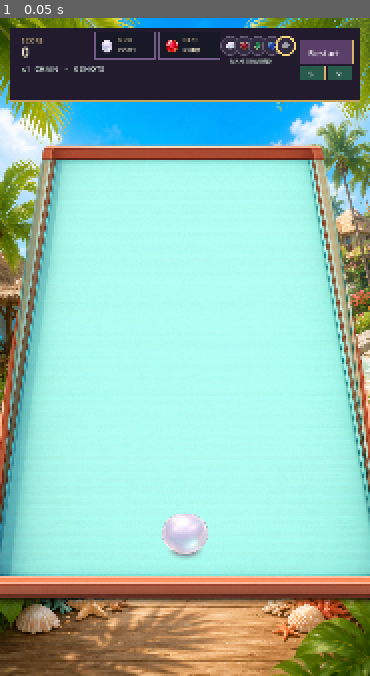
Above: before the commit, frame 1.
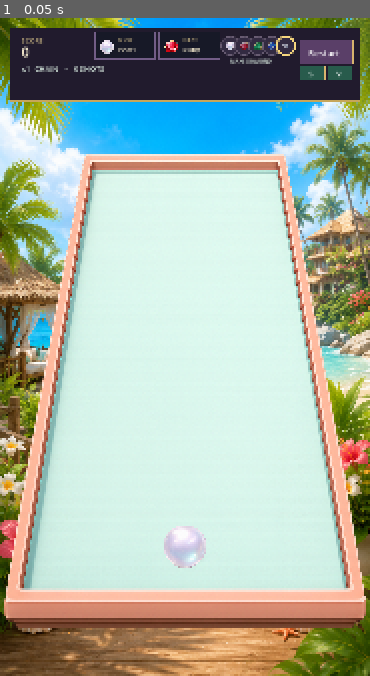
Above: after the commit, the same moment.

Repository: owais6153/game
Game: Godot game, scene res://scenes/Game.tscn
Two runs of this game, one before a commit and one after it. Both use one fixed random seed, a clock stepped at 60 frames per second and the inputs below.
Inputs:
- Up to frame 1 (0.05 s): no input

The runs differ from the first frame. In frame 1, 67% of the frame differs, in the area x 0-100%, y 3-93%.

Commit message:
fix: use new table and separate gem shadows from collision

Diff:
--- a/scripts/asset_catalog.gd
+++ b/scripts/asset_catalog.gd
@@ -3,12 +3,13 @@
 
 ## Presentation-only texture catalog. Simulation must never read these resources.
 const TROPICAL_BACKGROUND: Texture2D = preload("res://assets/runtime/backgrounds/tropical_beach.png")
-const CORAL_TABLE: Texture2D = preload("res://assets/runtime/table/coral_table_calibrated.png")
-const PEARL: Texture2D = preload("res://assets/runtime/gems_calibrated/pearl.png")
-const RUBY: Texture2D = preload("res://assets/runtime/gems_calibrated/ruby.png")
-const EMERALD: Texture2D = preload("res://assets/runtime/gems_calibrated/emerald.png")
-const SAPPHIRE: Texture2D = preload("res://assets/runtime/gems_calibrated/sapphire.png")
-const DIAMOND_CLEAN: Texture2D = preload("res://assets/runtime/gems_calibrated/diamond.png")
+const NEW_TABLE: Texture2D = preload("res://assets/runtime/table/new_table_v1.png")
+const PEARL: Texture2D = preload("res://assets/runtime/gems_body_v2/pearl.png")
+const RUBY: Texture2D = preload("res://assets/runtime/gems_body_v2/ruby.png")
+const EMERALD: Texture2D = preload("res://assets/runtime/gems_body_v2/emerald.png")
+const SAPPHIRE: Texture2D = preload("res://assets/runtime/gems_body_v2/sapphire.png")
+const DIAMOND_CLEAN: Texture2D = preload("res://assets/runtime/gems_body_v2/diamond.png")
+const GEM_SOFT_SHADOW: Texture2D = preload("res://assets/runtime/effects/gem_soft_shadow.png")
 
 static func gem_texture(level: int) -> Texture2D:
 
@@ -23,6 +24,9 @@
 static func gem_resource_path(level: int) -> String:
 	return gem_texture(level).resource_path
 
+static func shadow_resource_path() -> String:
+	return GEM_SOFT_SHADOW.resource_path
+
 static func visual_scale(_level: int) -> float:
 	# Alpha-trimmed derivatives map their long visual axis directly to the
 	# calibrated collision diameter; decorative transparent padding is excluded.
--- a/scripts/game_config.gd
+++ b/scripts/game_config.gd
@@ -5,20 +5,25 @@
 ## Authoritative table layout. The supplied table is a trapezoid, so the same
 ## rail model is consumed by Sprite2D placement, collision containment, drag
 ## clamps, launcher spawn, and danger-line drawing.
-const TABLE_TEXTURE_CENTER := Vector2(360.0, 650.0)
-const TABLE_TEXTURE_SIZE := Vector2(1024.0, 1536.0)
+## New table composition measured from the supplied UI reference at 941x1672
+## and normalized onto the 720x1280 design viewport. The table's outer image
+## occupies y=252..1208; its physical inner rails occupy y=300..1112.
+const TABLE_TEXTURE_CENTER := Vector2(360.0, 730.0)
+const TABLE_TEXTURE_SIZE := Vector2(920.0, 810.0)
+const TABLE_TEXTURE_RENDER_SCALE := Vector2(0.7826087, 1.1802469)
 const BOARD_LEFT := 0.0
 const BOARD_RIGHT := 720.0
-const BOARD_TOP := 224.0
-const BOARD_BOTTOM := 1080.0
-## Shallower top anchors match the calibrated runtime table derivative and the
-## tropical camera better than the original aggressive trapezoid.
-const TABLE_INNER_LEFT_TOP := 58.0
-const TABLE_INNER_RIGHT_TOP := 662.0
-const TABLE_INNER_LEFT_BOTTOM := 0.0
-const TABLE_INNER_RIGHT_BOTTOM := 720.0
-const DANGER_LINE_Y := 926.0
-const LAUNCH_Y := 1008.0
+const BOARD_TOP := 300.0
+const BOARD_BOTTOM := 1112.0
+## These rails are sampled from the new table's visible inner coral edge after
+## applying TABLE_TEXTURE_RENDER_SCALE. Rendering and physics read this one
+## model so body-to-rail contact aligns with the art.
+const TABLE_INNER_LEFT_TOP := 178.0
+const TABLE_INNER_RIGHT_TOP := 542.0
+const TABLE_INNER_LEFT_BOTTOM := 44.0
+const TABLE_INNER_RIGHT_BOTTOM := 676.0
+const DANGER_LINE_Y := 930.0
+const LAUNCH_Y := 1028.0
 ## Largest gameplay radius. Individual values are calibrated to the visible
 ## main body of the alpha-trimmed runtime texture for each gem level.
 const PIECE_RADIUS := 42.0
@@ -27,7 +32,13 @@
 const GEM_COLLISION_RADIUS := {1: 42.0, 2: 42.0, 3: 32.0, 4: 42.0, 5: 33.0}
 ## Runtime visual-body expansion maps the opaque gem body to the stable
 ## simple collider; it is a visual calibration only.
-const GEM_VISUAL_BODY_SCALE := {1: 1.08, 2: 1.08, 3: 1.05, 4: 1.08, 5: 1.10}
+## Body-only textures are trimmed independently from their former baked
+## shadows/glows. Their scale maps visible body edges directly to colliders.
+const GEM_VISUAL_BODY_SCALE := {1: 1.0, 2: 1.0, 3: 1.0, 4: 1.0, 5: 1.0}
+const GEM_SHADOW_OFFSET := {1: Vector2(5.0, 23.0), 2: Vector2(5.0, 23.0), 3: Vector2(4.0, 18.0), 4: Vector2(5.0, 23.0), 5: Vector2(4.0, 19.0)}
+const GEM_SHADOW_OPACITY := {1: 0.42, 2: 0.40, 3: 0.38, 4: 0.40, 5: 0.34}
+const GEM_SHADOW_WIDTH_MULTIPLIER := 0.96
+const GEM_SHADOW_HEIGHT_MULTIPLIER := 0.43
 const VISIBLE_CONTACT_TOLERANCE := 2.0
 # Gameplay balance v1 — all feel values live here. Keep simulation delta-based.
 # The default/range notes are the approved safe tuning envelope for this prototype.
--- a/scripts/game_controller.gd
+++ b/scripts/game_controller.gd
@@ -7,7 +7,6 @@
 const AssetCatalogType = preload("res://scripts/asset_catalog.gd")
 const GemSpriteLayerType = preload("res://scripts/gem_sprite_layer.gd")
 const ResultOverlayLayerType = preload("res://scripts/result_overlay_layer.gd")
-const SHALLOW_TABLE_SHADER: Shader = preload("res://assets/runtime/table/shallow_table.gdshader")
 
 var pieces: Array[GemPiece] = []
 var simulation := BoardSimulation.new()
@@ -249,11 +248,9 @@
 	background.z_index = -20
 	add_child(background)
 	var table := Sprite2D.new()
-	table.texture = AssetCatalogType.CORAL_TABLE
+	table.texture = AssetCatalogType.NEW_TABLE
 	table.position = GameConfig.TABLE_TEXTURE_CENTER
-	var table_material := ShaderMaterial.new()
-	table_material.shader = SHALLOW_TABLE_SHADER
-	table.material = table_material
+	table.scale = GameConfig.TABLE_TEXTURE_RENDER_SCALE
 	table.z_index = -10
 	add_child(table)
 	gem_sprite_layer = GemSpriteLayerType.new()
@@ -365,6 +362,9 @@
 		draw_arc(piece.position, piece.radius, 0.0, TAU, 32, Color("ffdd55"), 1.5)
 		draw_line(piece.position - Vector2(5.0, 0.0), piece.position + Vector2(5.0, 0.0), Color("ffdd55"), 1.0)
 		draw_line(piece.position - Vector2(0.0, 5.0), piece.position + Vector2(0.0, 5.0), Color("ffdd55"), 1.0)
+		var shadow_rect := gem_sprite_layer.shadow_bounds(piece.id) if gem_sprite_layer != null else Rect2()
+		if shadow_rect.size != Vector2.ZERO:
+			draw_rect(shadow_rect, Color("8ad7ff", 0.65), false, 1.0)
 	for marker in debug_contact_points:
 		draw_circle(marker.position, 4.0, Color("ff5ccd"))
 	draw_string(font, Vector2(24.0, 190.0), "CALIBRATION DEBUG (F8): rails / colliders / contacts", HORIZONTAL_ALIGNMENT_LEFT, -1, 14, Color("ffdd55"))
--- a/scripts/gem_sprite_layer.gd
+++ b/scripts/gem_sprite_layer.gd
@@ -4,6 +4,7 @@
 const AssetCatalogType = preload("res://scripts/asset_catalog.gd")
 
 var _sprites: Dictionary = {}
+var _shadows: Dictionary = {}
 
 ## Synchronizes presentation-only Sprite2D nodes to simulation entities. The
 ## sprites never write positions, radii, IDs, velocities, or merge candidates.
@@ -15,6 +16,12 @@
 		live_ids[piece.id] = true
 		var sprite: Sprite2D = _sprites.get(piece.id)
 		if sprite == null:
+			var shadow := Sprite2D.new()
+			shadow.texture = AssetCatalogType.GEM_SOFT_SHADOW
+			shadow.centered = true
+			shadow.z_index = 0
+			add_child(shadow)
+			_shadows[piece.id] = shadow
 			sprite = Sprite2D.new()
 			sprite.centered = true
 			sprite.z_index = 1
@@ -34,13 +41,34 @@
 		# Emerald and Diamond retain simple stable circular bodies; their artwork
 		# remains presentation-only and never defines merge eligibility.
 		sprite.visible = true
+		var shadow: Sprite2D = _shadows.get(piece.id)
+		shadow.texture = AssetCatalogType.GEM_SOFT_SHADOW
+		shadow.position = piece.position + GameConfig.GEM_SHADOW_OFFSET.get(piece.level, Vector2(4.0, 7.0))
+		var body_diameter := piece.radius * 2.0
+		shadow.scale = Vector2(body_diameter * GameConfig.GEM_SHADOW_WIDTH_MULTIPLIER / shadow.texture.get_size().x, body_diameter * GameConfig.GEM_SHADOW_HEIGHT_MULTIPLIER / shadow.texture.get_size().y)
+		shadow.modulate = Color(1.0, 1.0, 1.0, float(GameConfig.GEM_SHADOW_OPACITY.get(piece.level, 0.4)))
+		shadow.visible = true
 	for id in _sprites.keys():
 		if not live_ids.has(id):
 			var stale: Sprite2D = _sprites[id]
 			stale.queue_free()
 			_sprites.erase(id)
+			var stale_shadow: Sprite2D = _shadows.get(id)
+			if stale_shadow != null:
+				stale_shadow.queue_free()
+				_shadows.erase(id)
 
 func clear() -> void:
 	for sprite in _sprites.values():
 		sprite.queue_free()
 	_sprites.clear()
+	for shadow in _shadows.values():
+		shadow.queue_free()
+	_shadows.clear()
+
+func shadow_bounds(piece_id: int) -> Rect2:
+	var shadow: Sprite2D = _shadows.get(piece_id)
+	if shadow == null or shadow.texture == null:
+		return Rect2()
+	var size := shadow.texture.get_size() * shadow.scale
+	return Rect2(shadow.position - size * 0.5, size)
--- a/tools/run_clean_contact_tests.gd
+++ b/tools/run_clean_contact_tests.gd
@@ -40,6 +40,7 @@
 	_test_visible_collision_calibration()
 	_test_calibrated_wall_contacts()
 	_test_collision_audio_uses_confirmed_contact()
+	_test_shadow_presentation_is_collision_free()
 	if failures.is_empty():
 		print("CLEAN_CONTACT_TESTS: PASS")
 		quit(0)
@@ -411,7 +412,8 @@
 	_assert(sound_setting and vibration_setting, "Sound and vibration must default to enabled")
 
 func _test_inset_table_and_viewport_safety() -> void:
-	_assert(GameConfig.TABLE_TEXTURE_CENTER == GameConfig.VIEWPORT_SIZE * 0.5 + Vector2(0.0, 10.0), "Supplied table texture must use its documented authoritative placement")
+	_assert(GameConfig.TABLE_TEXTURE_CENTER == Vector2(360.0, 730.0), "New table must use its documented normalized reference placement")
+	_assert(is_equal_approx(GameConfig.TABLE_TEXTURE_RENDER_SCALE.x, 720.0 / 920.0) and is_equal_approx(GameConfig.TABLE_TEXTURE_RENDER_SCALE.y, 956.0 / 810.0), "New table scale must preserve documented UI-reference proportions")
 	_assert(GameConfig.table_left_at(GameConfig.BOARD_TOP) > 0.0 and GameConfig.table_right_at(GameConfig.BOARD_TOP) < GameConfig.VIEWPORT_SIZE.x, "Top rail must leave background visible at both sides")
 	_assert(GameConfig.BOARD_TOP - GameConfig.HUD_RECT.end.y >= 48.0, "Table must leave a visible background gap below HUD")
 	_assert(GameConfig.DANGER_LINE_Y > GameConfig.BOARD_TOP and GameConfig.DANGER_LINE_Y < GameConfig.BOARD_BOTTOM and GameConfig.LAUNCH_Y > GameConfig.DANGER_LINE_Y and GameConfig.LAUNCH_Y < GameConfig.BOARD_BOTTOM, "Danger line and launcher must remain inside physical table bounds")
@@ -423,7 +425,9 @@
 		_assert(path.ends_with(expected[level - 1]), "Gem level %d must use the supplied runtime %s texture" % [level, expected[level - 1]])
 		_assert(ResourceLoader.exists(path), "Gem level %d runtime texture must exist" % level)
 	_assert(AssetCatalogType.DIAMOND_CLEAN.resource_path.ends_with("diamond.png"), "Diamond must map to the documented clean derived runtime asset")
-	_assert(ResourceLoader.exists(AssetCatalogType.TROPICAL_BACKGROUND.resource_path) and ResourceLoader.exists(AssetCatalogType.CORAL_TABLE.resource_path), "Background and table runtime textures must exist")
+	_assert(ResourceLoader.exists(AssetCatalogType.TROPICAL_BACKGROUND.resource_path) and ResourceLoader.exists(AssetCatalogType.NEW_TABLE.resource_path), "Background and newly supplied table runtime textures must exist")
+	_assert(AssetCatalogType.NEW_TABLE.resource_path.ends_with("new_table_v1.png"), "Old coral table must not remain active")
+	_assert(ResourceLoader.exists(AssetCatalogType.shadow_resource_path()), "Presentation-only soft shadow texture must exist")
 
 func _test_table_layout_physics_alignment() -> void:
 	for y in [GameConfig.BOARD_TOP, GameConfig.DANGER_LINE_Y, GameConfig.LAUNCH_Y, GameConfig.BOARD_BOTTOM]:
@@ -477,6 +481,21 @@
 	var impacts := simulation.consume_collision_impacts()
 	_assert(impacts.any(func(impact: Dictionary): return String(impact.get("kind", "")) == "gem" and impact.has("position")), "Gem audio telemetry must be emitted from the confirmed contact point")
 
+func _test_shadow_presentation_is_collision_free() -> void:
+	var controller = GameScene.instantiate()
+	controller._ready()
+	var pearl := _piece(901, 1, Vector2(300, 560))
+	controller.set("pieces", [pearl])
+	controller.gem_sprite_layer.sync_gems(controller.get("pieces"))
+	var shadow_rect: Rect2 = controller.gem_sprite_layer.shadow_bounds(pearl.id)
+	_assert(not shadow_rect.has_point(pearl.position), "Separate shadow must sit below the gem body instead of becoming a centered halo")
+	var distant := _piece(902, 1, Vector2(300 + pearl.radius * 2.0 + 4.0, 560))
+	var merger := MergeType.new()
+	var simulation := SimulationType.new()
+	var pair: Array[GemPiece] = [pearl, distant]
+	simulation.step(pair, 0.0, merger)
+	_assert(merger.resolve(pair, 999).merge_count == 0, "Shadow overlap or proximity must not create a merge candidate")
+
 func _event_count(events: Array, event_name: String) -> int:
 	var total := 0
 	for event in events:
Binary file added: assets/runtime/effects/gem_soft_shadow.png
Binary file added: assets/runtime/gems_body_v2/diamond.png
Binary file added: assets/runtime/gems_body_v2/emerald.png
Binary file added: assets/runtime/gems_body_v2/pearl.png
Binary file added: assets/runtime/gems_body_v2/ruby.png
Binary file added: assets/runtime/gems_body_v2/sapphire.png
Binary file added: assets/runtime/table/new_table_v1.png
Binary file added: assets/tables/ChatGPT Image Jul 29, 2026, 12_44_35 PM.png
Not shown, changed: AGENTS.md
Not shown, changed: AI_KNOWLEDGE_BASE.md
Not shown, changed: ARCHITECTURE.md
Not shown, changed: ART_DIRECTION.md
(and 5 more such lines)
